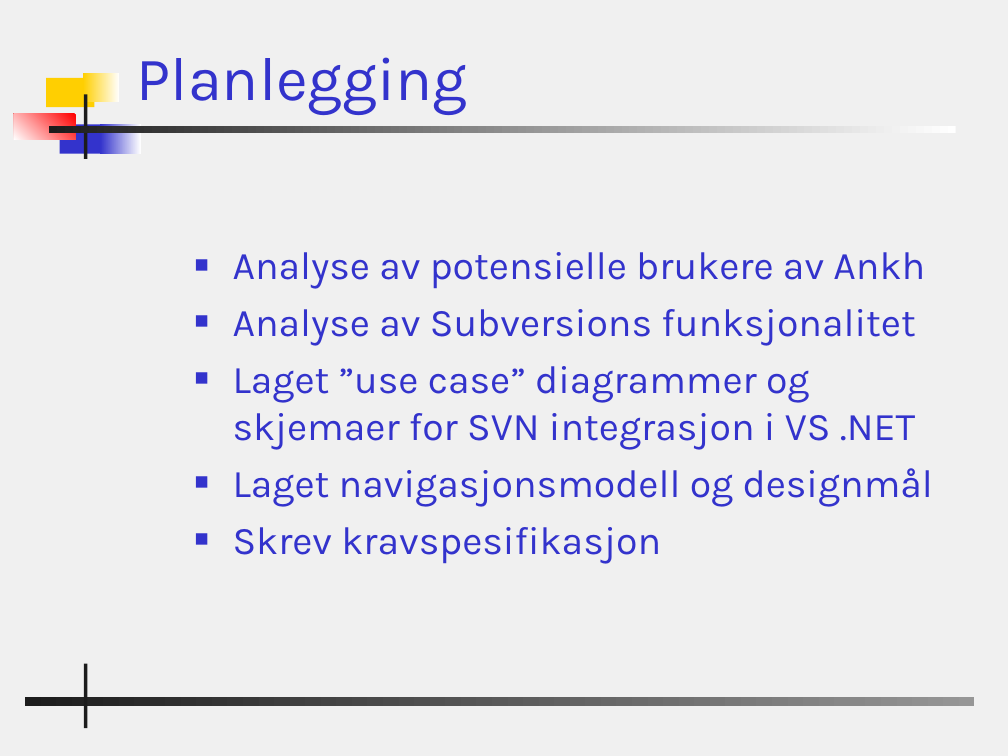
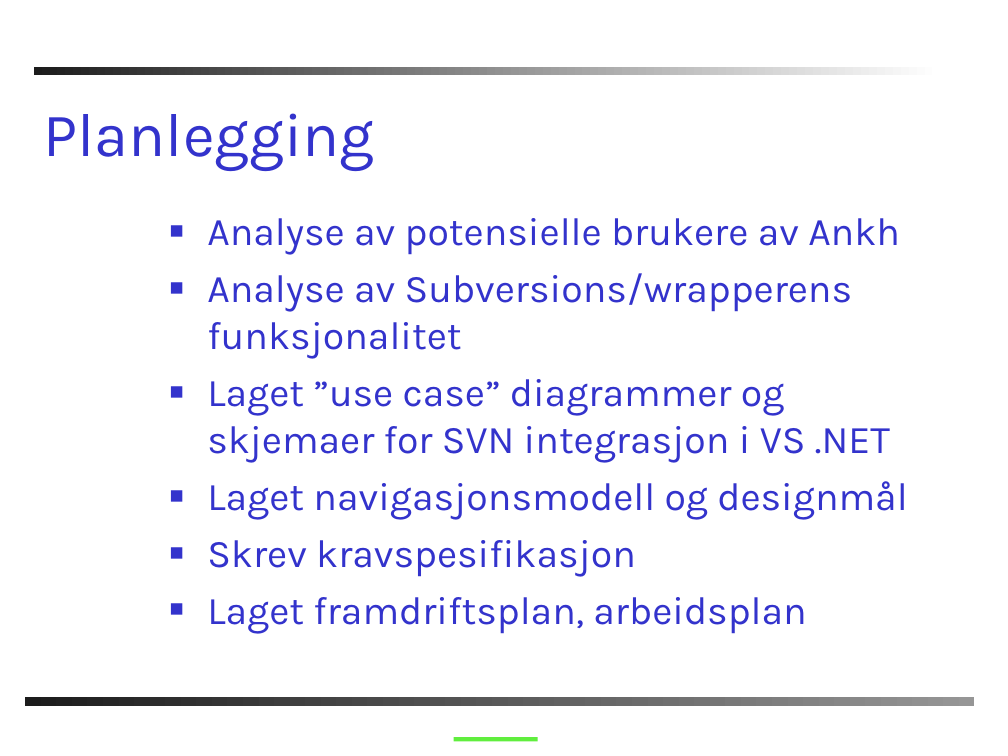
Before and after one commit to windygu/AnkhSVN, a slide deck: slide 16 of doc/powerpoint/Subversion_addin_for_VS.NET.ppt (slide 17 before the commit). Drawn at 1008x756 pixels with LibreOffice and Linux fonts; fonts in the diff are those of the drawing; background and template pictures are left out. Boxes give left, top, right and bottom in pixels: in the first picture for what was removed or moved away, otherwise in the second. Text is boxed around its words. In the diff, an @@ line names an element or a change of style, - is before the commit and + after.

```diff
--- a/doc/powerpoint/Subversion_addin_for_VS.NET.ppt
+++ b/doc/powerpoint/Subversion_addin_for_VS.NET.ppt
@@ background #F0F0F0 to #FFFFFF @@
@@ title "Planlegging": place and size @@
-title "Planlegging" at [137,57,468,115]
+title "Planlegging" at [43,113,374,171]
@@ rectangle: place and size @@
-rectangle at [48,126,956,134]
+rectangle at [33,68,940,76]
@@ rectangle removed at [46,78,95,107] @@
@@ rectangle removed at [84,73,120,102] @@
@@ rectangle removed at [14,114,76,140] @@
@@ rectangle removed at [84,95,87,159] @@
@@ rectangle removed at [59,124,106,153] @@
@@ rectangle removed at [101,124,141,153] @@
@@ text "Analyse av potensielle brukere av ...": place and size @@
-text "Analyse av potensielle brukere av ..." at [233,252,933,564]
+text "Analyse av potensielle brukere av ..." at [207,218,907,634]
@@ text at [207,273,852,359]: text changed @@
-■ Analyse av Subversions funksjonalitet
+■ Analyse av Subversions/wrapperens funksjonalitet
@@ text at [207,597,806,634]: paragraph added @@
+■ Laget framdriftsplan, arbeidsplan
@@ rectangle removed at [84,663,87,728] @@
@@ line added from (454, 739) to (537, 739), #60EE3E 3 pt @@
```
Also in this commit, not shown: 22 other slides changed, 1 slide added, 1 slide removed.
